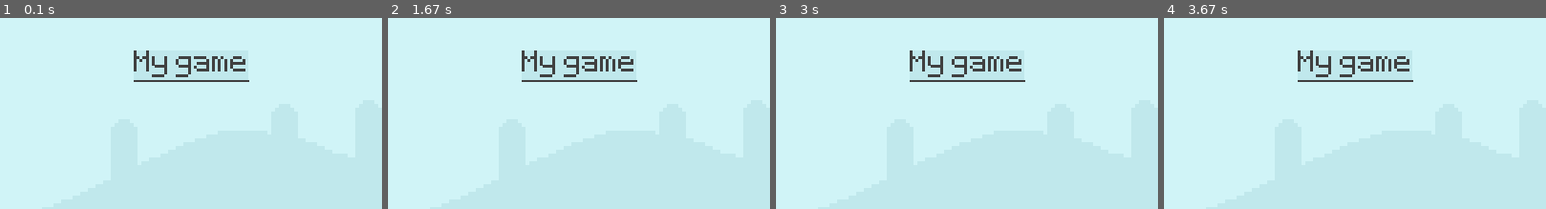
Above: before the commit, frames 1-4 (left to right).
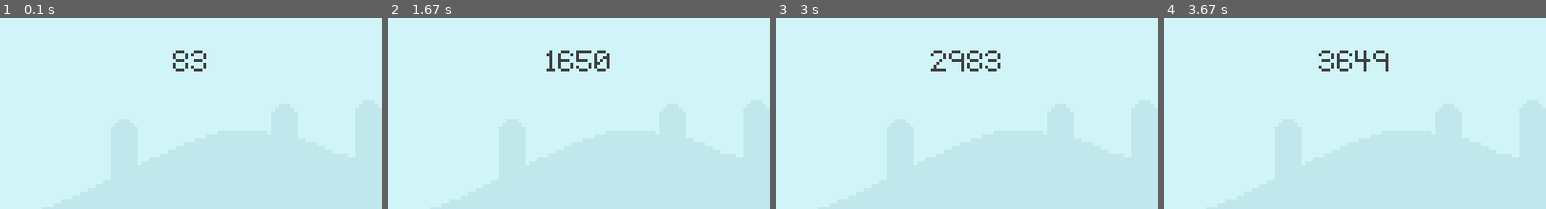
Above: after the commit, the same moments.

Repository: Adamwest023/Pygame-tutorial
Game: pygame game, started from pygame-tutorial.py
The game is run twice, just before and just after one commit, with the same random seed, the same clock (stepped at 60 frames per second) and the same inputs.
Inputs (mouse positions are % of the whole screen's width and height, from its top left):
- Up to frame 1 (0.1 s): no input
- Up to frame 2 (1.67 s): click (10, 64) at 0.38 s; click (50, 56) at 0.72 s; tap Space at 1.5 s
- Up to frame 3 (3 s): tap Space at 2.33 s; click (10, 64) at 2.72 s
- Up to frame 4 (3.67 s): no input
The pictures show only the part of the screen within x 25-75%, y 0-50%; the shares and areas given below are measured in that part.

The runs differ from the first frame. In frame 1, 1.7% of the frame differs, in the area x 35-66%, y 17-34%; in frame 2, 1.8%; in frame 3, 1.8%; in frame 4, 1.9%.

Commit message:
began game clock

Diff:
--- a/pygame-tutorial.py
+++ b/pygame-tutorial.py
@@ -1,6 +1,12 @@
 from operator import truediv
 import pygame
 from sys import exit
+
+def display_score():
+    current_time = pygame.time.get_ticks()
+    score_surf = test_font.render(f'{current_time}',False, (64,64,64))
+    score_rect = score_surf.get_rect(center = (400,50))
+    screen.blit(score_surf,score_rect)
 
 pygame.init()
 screen = pygame.display.set_mode((800, 400))
@@ -12,13 +18,14 @@
 game_active = True
 
 
+
 # create a surface
 sky_surf = pygame.image.load('graphics/Sky.png').convert()
 ground_surf = pygame.image.load('graphics/ground.png').convert()
 
 # create text and surface for it
-score_surf = test_font.render('My game', False, (64, 64, 64))
-score_rect = score_surf.get_rect(center=(400, 50))
+# score_surf = test_font.render('My game', False, (64, 64, 64))
+# score_rect = score_surf.get_rect(center=(400, 50))
 # create snail surface and movement
 snail_surf = pygame.image.load('graphics/snail/snail1.png').convert_alpha()
 
@@ -52,10 +59,11 @@
         # draw all out elements
         screen.blit(sky_surf, (0, 0))
         screen.blit(ground_surf, (0, 300))
-        pygame.draw.rect(screen, '#c0e8ec', score_rect)
-        pygame.draw.rect(screen, '#c0e8ec', score_rect, 12)
-        pygame.draw.line(screen, (64, 64, 64), (340, 65), (460, 65), 2)
-        screen.blit(score_surf, score_rect)
+        # pygame.draw.rect(screen, '#c0e8ec', score_rect)
+        # pygame.draw.rect(screen, '#c0e8ec', score_rect, 12)
+        # screen.blit(score_surf, score_rect)
+        # pygame.draw.line(screen, (64, 64, 64), (340, 65), (460, 65), 2)
+        display_score()
         snail_rect.x -= 4
         if snail_rect.right <= -30:
             snail_rect.left = 850
